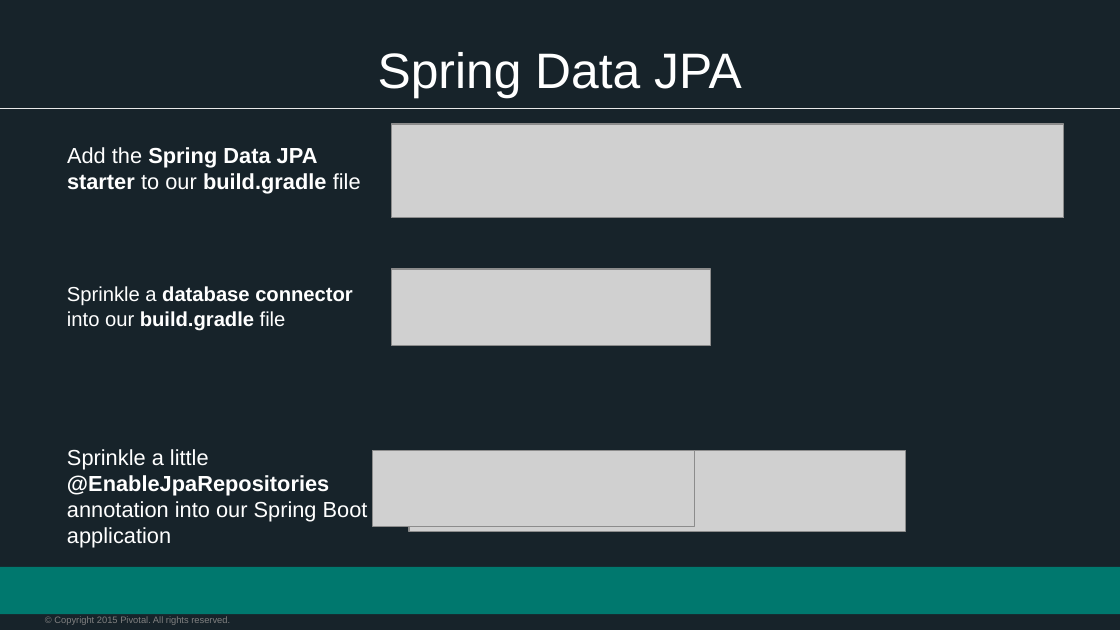
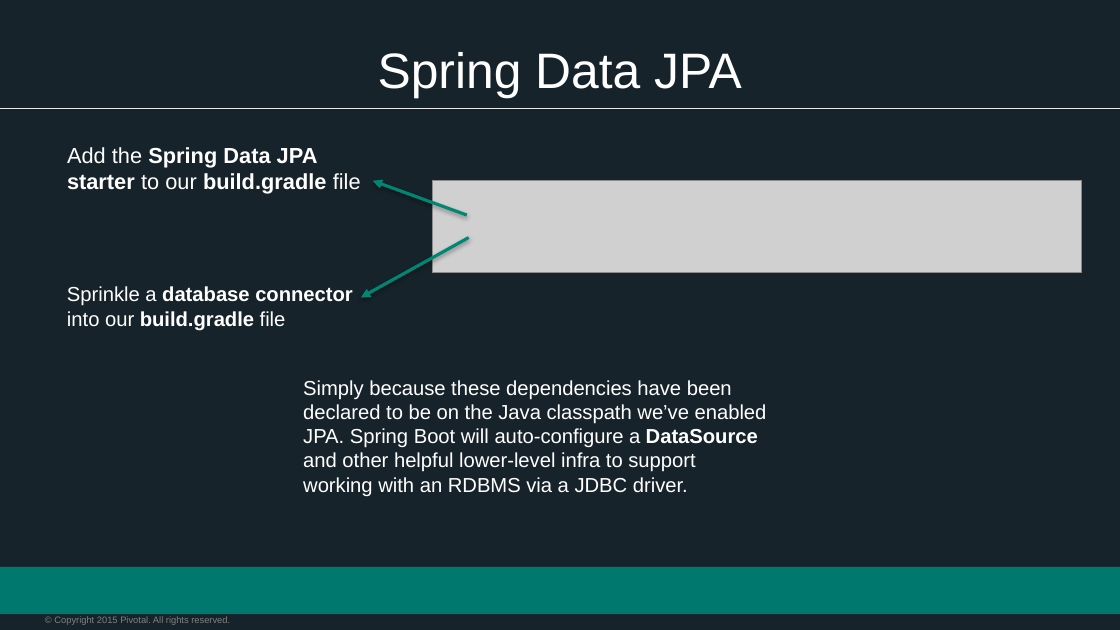
Before and after one commit to vmware-archive/devops-workshop, a slide deck: slide 3 of presentations/102 - Intro to Spring Boot/Session_3_Polyglot_Persist.pptx. Drawn at 1120x630 pixels with LibreOffice and Linux fonts; fonts in the diff are those of the drawing; grey boxes stand for pictures; background and template pictures are left out. Boxes give left, top, right and bottom in pixels: in the first picture for what was removed or moved away, otherwise in the second. Text is boxed around its words. In the diff, an @@ line names an element or a change of style, - is before the commit and + after.

Commit message:
Updated presentations, solutions codebase and labs instructions * Update build.gradle references of compile to implementation * Update screenshots in presentations * Regenerate lab guide (PDF format) * Update service discovery examples per suggestions from Aaron Wood * Other content updates

```diff
--- a/presentations/102 - Intro to Spring Boot/Session_3_Polyglot_Persist.pptx
+++ b/presentations/102 - Intro to Spring Boot/Session_3_Polyglot_Persist.pptx
@@ picture removed at <box>391,124,1064,218</box> @@
@@ arrow added from (467, 215) to (373, 180), #008774 2 pt @@
@@ picture added at <box>432,180,1081,272</box> @@
@@ arrow added from (468, 237) to (361, 298), #008774 2 pt @@
@@ picture removed at <box>391,269,710,345</box> @@
@@ text at <box>303,380,767,496</box>: text changed; size 14 to 12.9 pt @@
-Sprinkle a little @EnableJpaRepositories annotation into our Spring Boot application
+Simply because these dependencies have been declared to be on the Java classpath we’ve enabled JPA. Spring Boot will auto-configure a DataSource and other helpful lower-level infra to support working with an RDBMS via a JDBC driver.
@@ picture removed at <box>373,450,694,526</box> @@
@@ picture removed at <box>409,450,905,531</box> @@
```
Also in this commit, not shown: 3 other slides changed, 12 other files.
